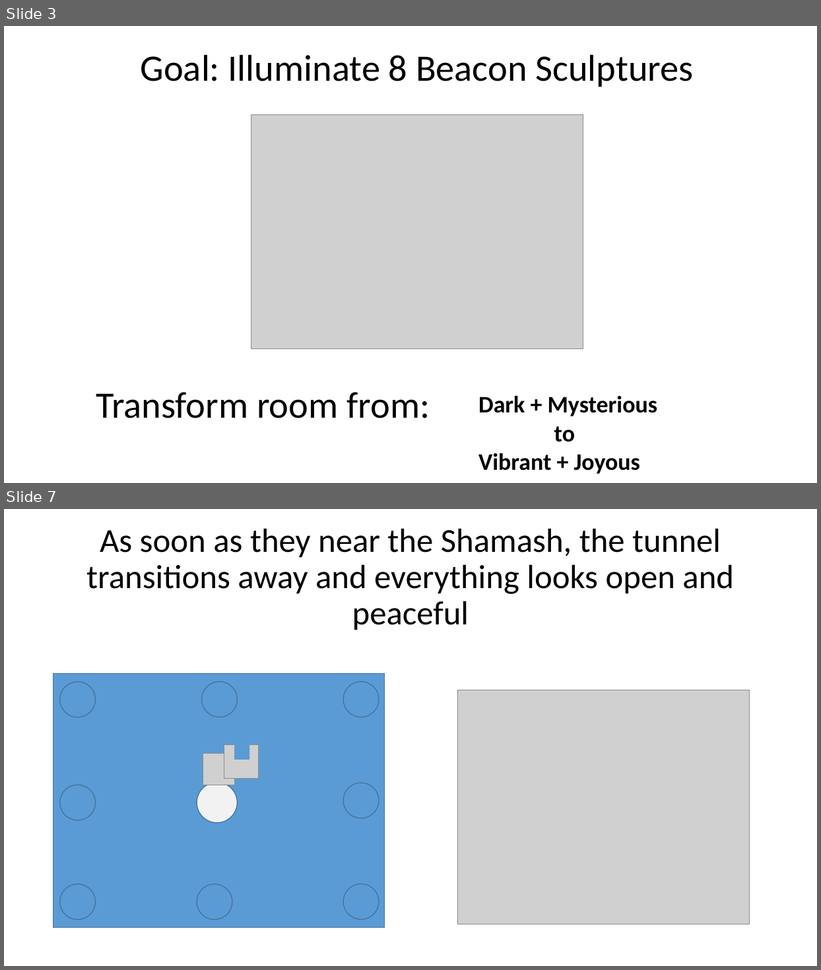
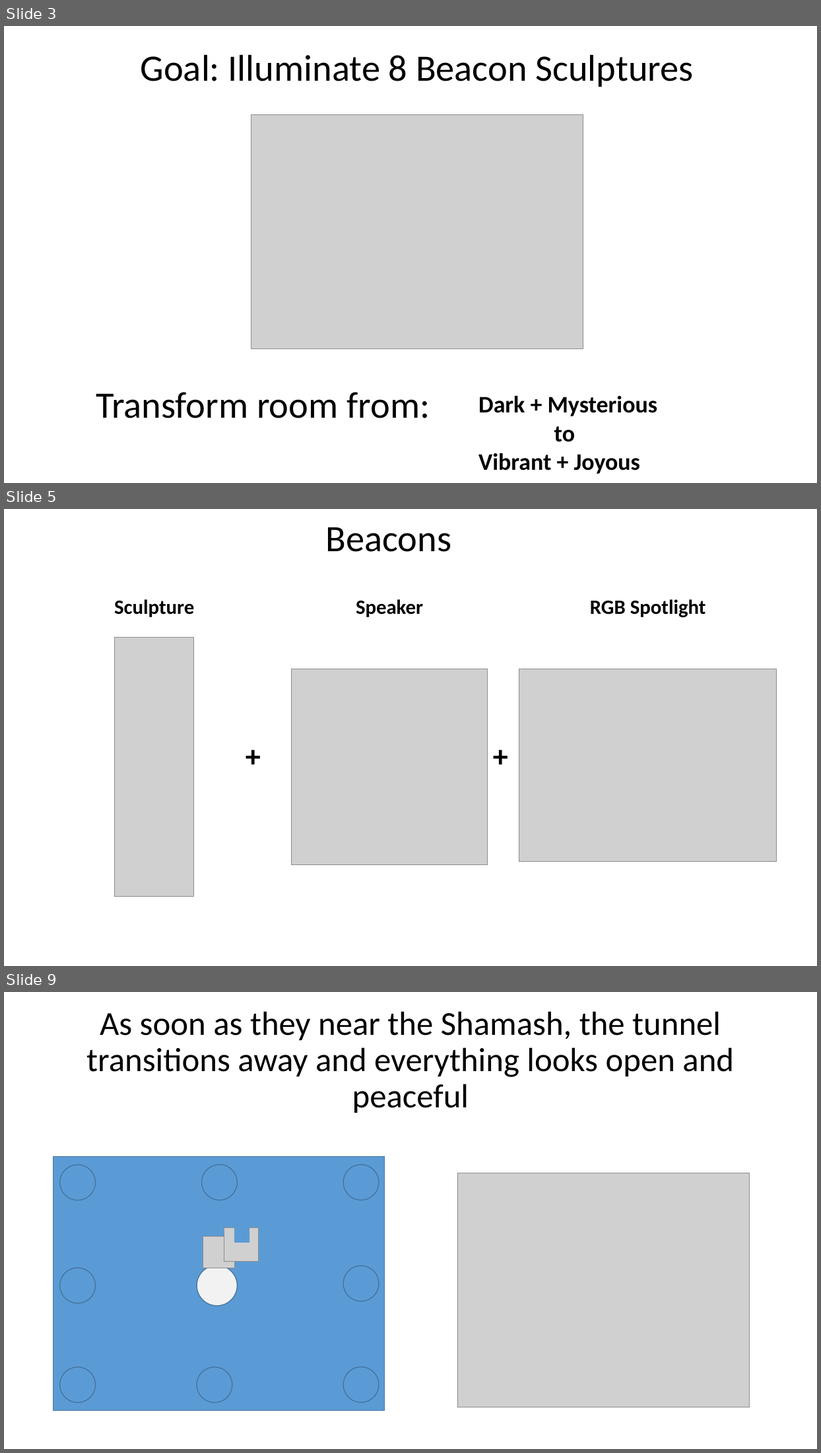
Before and after one commit to mmandel/8Nights2, a slide deck: docs/8NightsVRDesign.pptx. Shown one above the other, each under a label of ours: slides 3 and 7 before the commit, slides 3, 5 and 9 after it; the slides between them are not shown. The pictures are 821x970 and 821x1453 pixels, drawn with LibreOffice and Linux fonts; fonts in the diff are those of the drawing; grey boxes stand for pictures. Boxes give left, top, right and bottom in pixels: in the first picture for what was removed or moved away, otherwise in the second. Text is boxed around its words. In the diff, an @@ line names an element or a change of style, - is before the commit and + after.

```diff
--- a/docs/8NightsVRDesign.pptx
+++ b/docs/8NightsVRDesign.pptx
@@ slide 5 added at (4,509,817,966), background #FFFFFF @@
@@ text added at (325,527,451,552), 44 pt, text #000000 @@
+Beacons
@@ text added at (114,599,194,617), 24 pt, text #000000, bold @@
+Sculpture
@@ text added at (356,599,423,617), 24 pt, text #000000, bold @@
+Speaker
@@ text added at (590,599,706,618), 24 pt, text #000000, bold @@
+RGB Spotlight
@@ picture added at (114,638,193,897) @@
@@ picture added at (291,669,488,865) @@
@@ picture added at (519,669,777,861) @@
@@ text added at (231,734,275,778), 36 pt, text #000000, bold @@
++
@@ text added at (479,734,523,778), 36 pt, text #000000, bold @@
++
@@ what was slide 7 is now slide 9 @@
```
Also in this commit, not shown: 4 slides changed, 1 other slide added, 1 other file.
